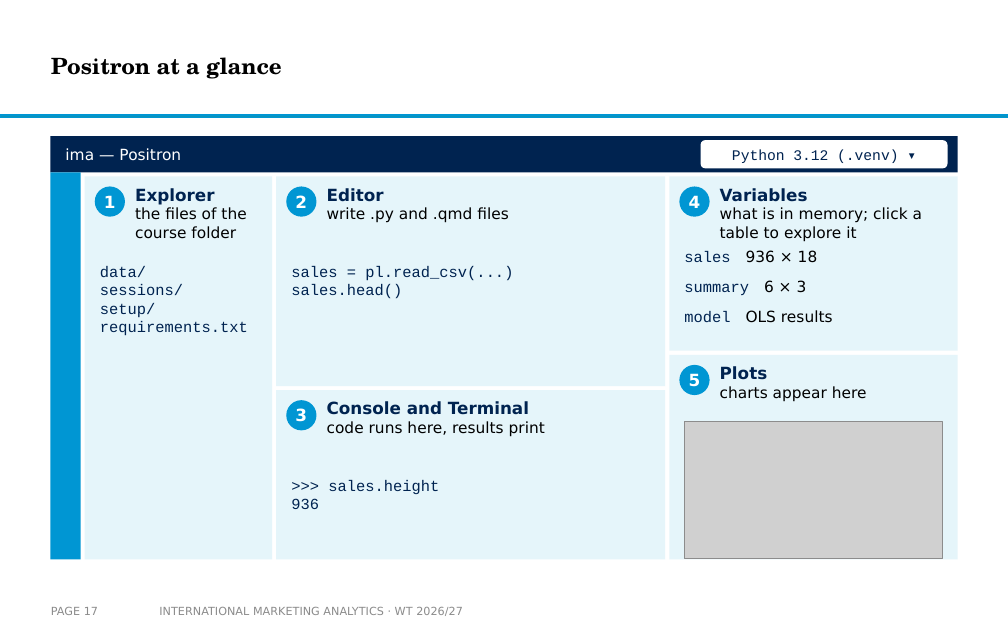
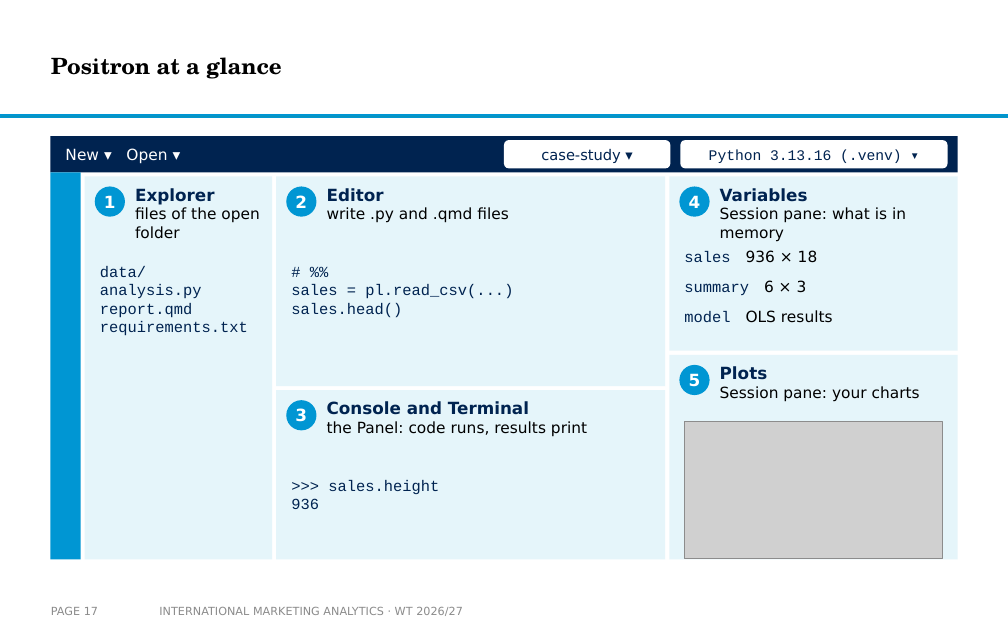
Before and after one commit to arnefloh-wu/International-Marketing-Analytics, a slide deck: slide 17 of slides/01a_setup-and-registration_WT26-27.pptx. Drawn at 1008x630 pixels with LibreOffice and Linux fonts; fonts in the diff are those of the drawing; grey boxes stand for pictures; background and template pictures are left out. Boxes give left, top, right and bottom in pixels: in the first picture for what was removed or moved away, otherwise in the second. Text is boxed around its words. In the diff, an @@ line names an element or a change of style, - is before the commit and + after.

```diff
--- a/slides/01a_setup-and-registration_WT26-27.pptx
+++ b/slides/01a_setup-and-registration_WT26-27.pptx
@@ text removed at (65,148,181,161) @@
-ima — Positron
@@ text added at (65,148,167,164), 11 pt, text #FFFFFF @@
+New ▾ Open ▾
@@ rounded rectangle added at (504,140,670,168), fill #FFFFFF @@
@@ text added at (541,149,620,163), 10.5 pt, text #002350 @@
+case-study ▾
@@ rounded rectangle: place and size @@
-rounded rectangle at (701,140,948,168)
+rounded rectangle at (680,140,948,168)
@@ text at (709,149,901,163): text changed @@
-Python 3.12 (.venv) ▾
+Python 3.13.16 (.venv) ▾
@@ text at (135,207,259,239): text changed @@
-the files of the course folder
+files of the open folder
@@ text at (720,207,906,242): text changed @@
-what is in memory; click a table to explore it
+Session pane: what is in memory
@@ text at (291,284,513,318): paragraph added @@
+# %%
@@ text at (100,284,202,318): text changed @@
-sessions/
-setup/
+analysis.py
+report.qmd
@@ text at (720,386,920,402): text changed @@
-charts appear here
+Session pane: your charts
@@ text at (327,421,587,437): text changed @@
-code runs here, results print
+the Panel: code runs, results print
```
Also in this commit, not shown: 20 other slides changed, 8 slides added, 2 slides removed, 5 other files.
